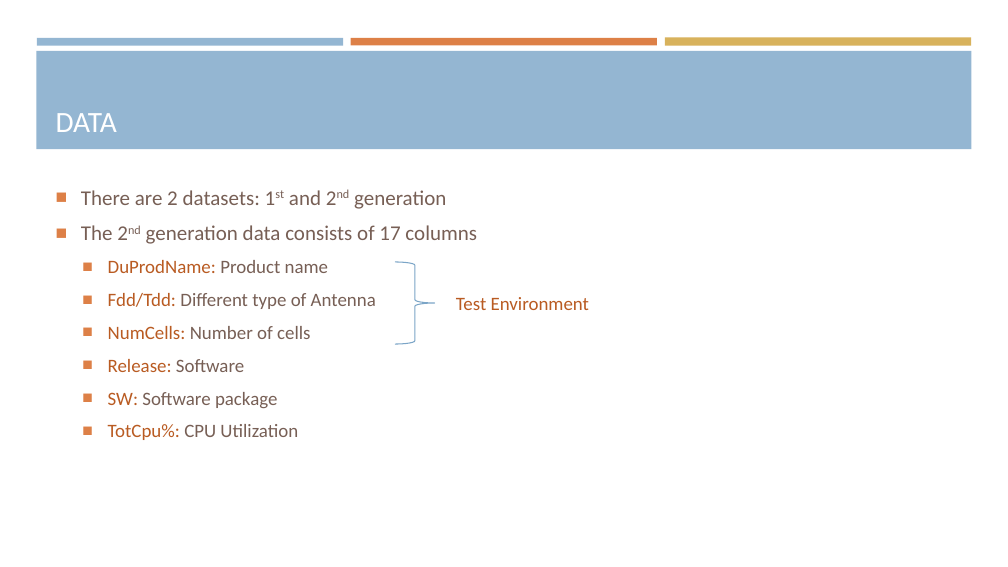
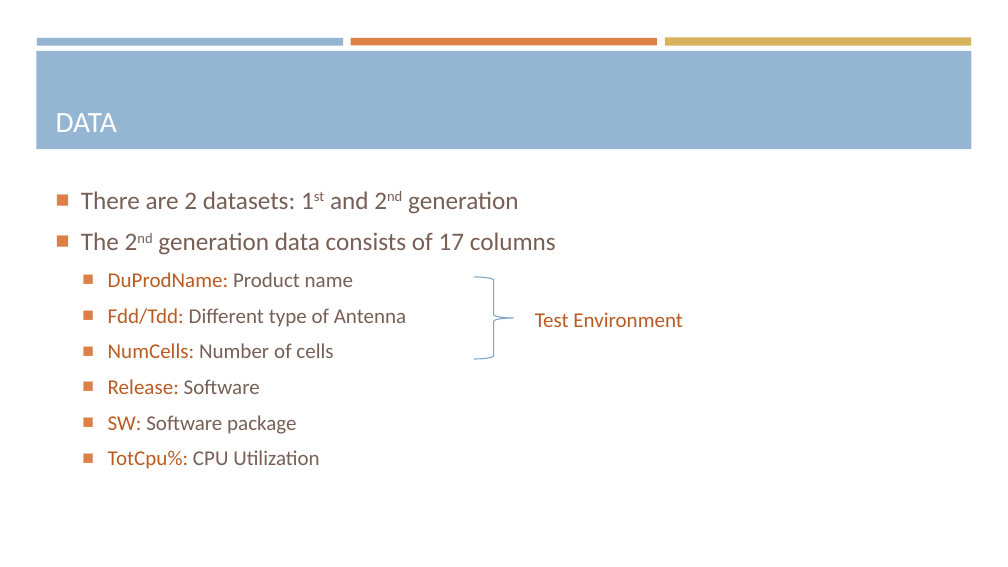
Before and after one commit to araea382/MT, a slide deck: slide 4 of Presentation/1-Proposal seminar.pptx. Drawn at 1008x567 pixels with LibreOffice and Linux fonts; fonts in the diff are those of the drawing. Boxes give left, top, right and bottom in pixels: in the first picture for what was removed or moved away, otherwise in the second. Text is boxed around its words. In the diff, an @@ line names an element or a change of style, - is before the commit and + after.

```diff
--- a/Presentation/1-Proposal seminar.pptx
+++ b/Presentation/1-Proposal seminar.pptx
@@ text "There are 2 datasets: 1st ..." at [81,191,556,469]: size 20 to 24 pt in "There are 2 datasets: 1st and 2nd ...", "The 2nd generation data consists of 17 ..."; size 18 to 20 pt in "DuProdName: Product name", "Fdd/Tdd: Different type of Antenna", "NumCells: Number of cells", "Release: Software" and 2 more places @@
@@ right brace: place and size @@
-right brace at [395,262,435,345]
+right brace at [474,277,513,359]
@@ text "Test Environment": place and size @@
-text "Test Environment" at [456,297,589,310]
+text "Test Environment" at [535,312,683,327]
@@ text "Test Environment" at [535,312,683,327]: size 18 to 20 pt @@
```
Also in this commit, not shown: 6 other slides changed, 12 other files.
